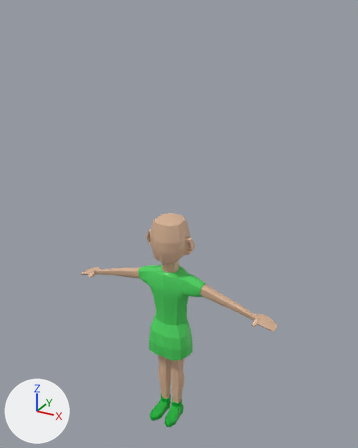
What one commit did to the FBX model Assets/Models/Characters/GirlPlayingAnimation/testtryGirl.fbx.
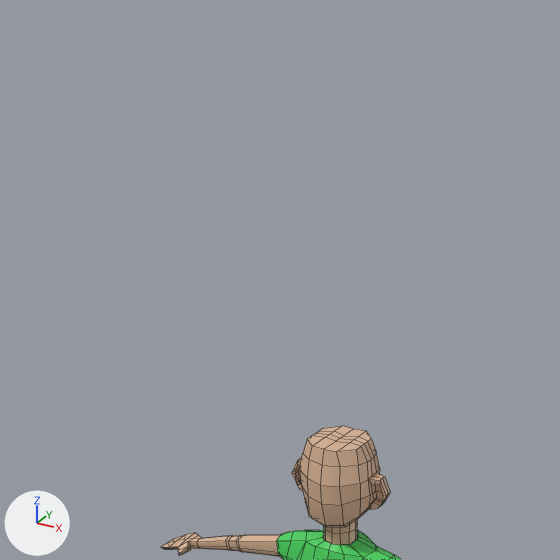
There are two pictures of each version: one whole from a 50 mm camera at (0.483, -0.818, 0.568) aimed at (0.012, 0.039, 0.139), one close up on the part from 0% to 78% of the width and 0% to 63% of the height. Arrows for +X, +Y and +Z are at lower left; the lights stay in place. The close-ups show mesh edges as thin lines. Where no turn or scale is listed for an object, it has been applied to the vertices.

The scene before the commit, as lines of its bpy script (objects in view):
```python
me_mesh = bpy.data.meshes.new('Mesh')
me_mesh.from_pydata(...)  # 959 vertices, 957 faces; spans x -24.9..24.9, y -36.7..15.4, z -6.4..4.1
# faces by material slot: [528, 269, 160]
me_mesh.materials.append(mat_lambert10)  # beige #dab496
me_mesh.materials.append(mat_lambert11)  # green #4ad45e
me_mesh.materials.append(mat_lambert13)  # green #00b033
ob_femalebody = bpy.data.objects.new('FemaleBody', me_mesh)
ob_femalebody.location = (0.0, 0.0, 0.0)
ob_femalebody.rotation_euler = (1.571, 0.0, 0.0)  # degrees (90, 0, 0)
ob_femalebody.scale = (0.01, 0.01, 0.01)
```
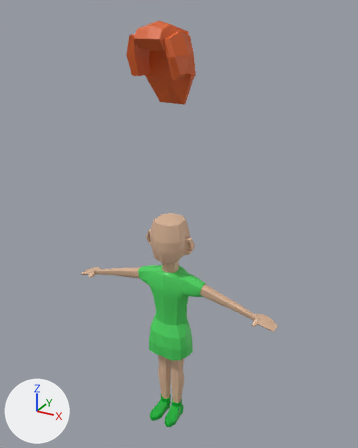
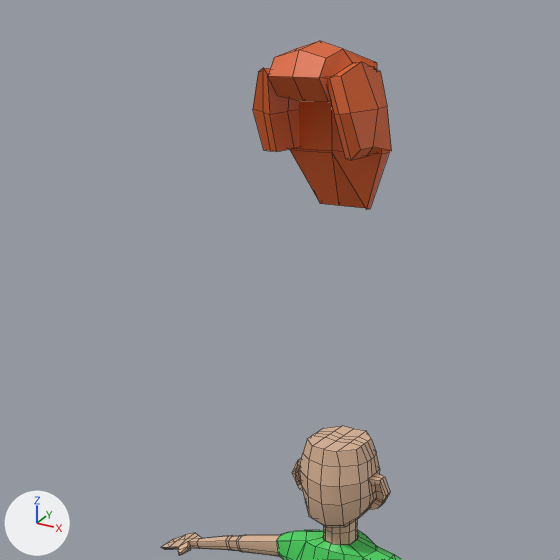
Changed parts and their boxes [x1, y1, x2, y2] in the close-ups (560 x 560 px):
'polySurface2', added
    after: [253, 41, 392, 209]

The change, as a list of edits to the scene's bpy script:
```text
Add mat_lambert5:
    mat_lambert5 = principled_material('lambert5')
    mat_lambert5.base_color = (0.745, 0.122, 0.0185)  # orange #e06225
Add me_mesh_001:
    me_mesh_001.from_pydata(...)  # 104 vertices, 96 faces; spans x -0.0563..0.0563, y -0.0459..0.0459, z -0.0742..0.0742
    me_mesh_001.materials.append(mat_lambert5)  # orange #e06225
Add ob_polysurface2:
    ob_polysurface2 = bpy.data.objects.new('polySurface2', me_mesh_001)
    ob_polysurface2.location = (-0.001, -0.004, 0.47)
```
